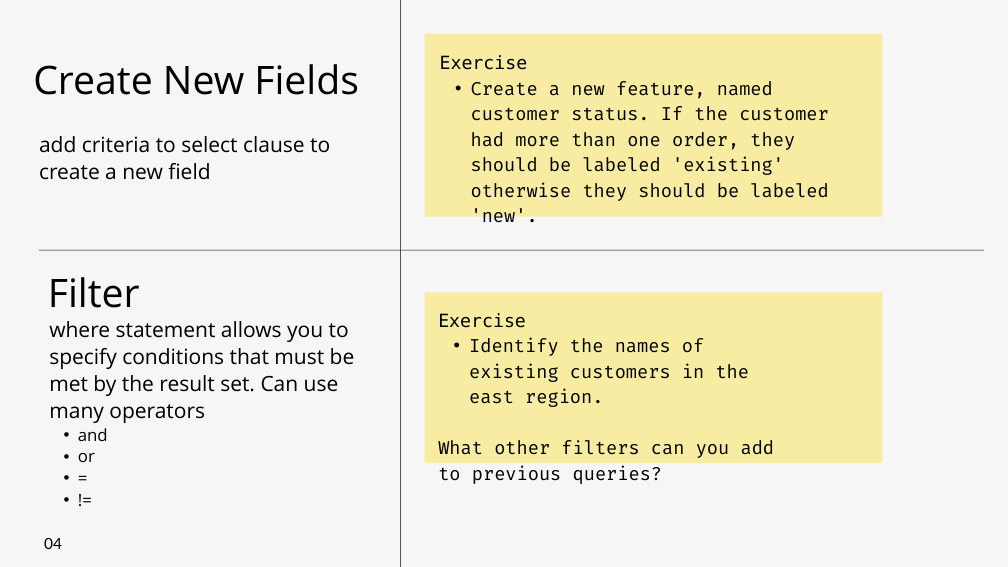
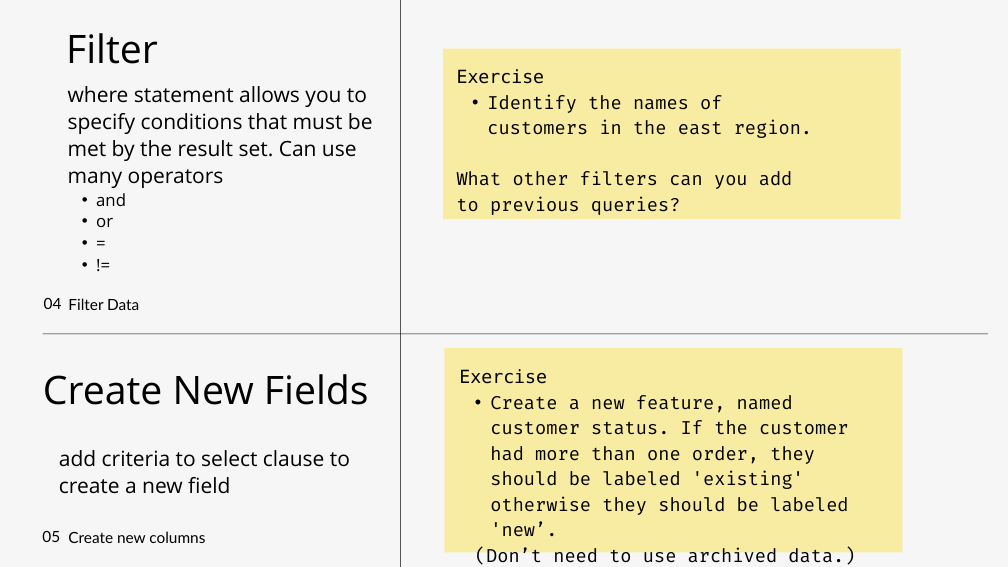
Before and after one commit to selmadogic/Crash-Course-SQL-Data-Wrangling, a slide deck: slide 9 of Data Wrangling with SQL.pptx. Drawn at 1008x567 pixels with LibreOffice and Linux fonts; fonts in the diff are those of the drawing. Boxes give left, top, right and bottom in pixels: in the first picture for what was removed or moved away, otherwise in the second. Text is boxed around its words. In the diff, an @@ line names an element or a change of style, - is before the commit and + after.

```diff
--- a/Data Wrangling with SQL.pptx
+++ b/Data Wrangling with SQL.pptx
@@ 2 texts, 1 rectangle: place and size @@
-2 texts, 1 rectangle at bbox=[48, 277, 882, 484]
+2 texts, 1 rectangle at bbox=[66, 33, 901, 219]
@@ text "where statement allows you to ...": place and size @@
-text "where statement allows you to ..." at bbox=[49, 321, 355, 462]
+text "where statement allows you to ..." at bbox=[68, 86, 373, 227]
@@ text at bbox=[487, 94, 812, 138]: text changed @@
-  • Identify the names of existing customers in the east region.
+  • Identify the names of customers in the east region.
@@ text "04": place and size @@
-text "04" at bbox=[44, 538, 62, 549]
+text "04" at bbox=[44, 298, 62, 309]
@@ text added at bbox=[68, 298, 139, 310], 22 pt, text #000000 @@
+Filter Data
@@ line moved from (39, 250) - (984, 250) to (43, 334) - (988, 334) @@
@@ rectangle: place and size @@
-rectangle at bbox=[424, 34, 882, 217]
+rectangle at bbox=[445, 348, 902, 552]
@@ text "Create New Fields": place and size @@
-text "Create New Fields" at bbox=[33, 64, 359, 95]
+text "Create New Fields" at bbox=[43, 374, 369, 405]
@@ text "Exercise": place and size @@
-text "Exercise" at bbox=[440, 55, 829, 228]
+text "Exercise" at bbox=[459, 369, 855, 565]
@@ text at bbox=[475, 395, 855, 565]: text changed @@
-  • Create a new feature, named customer status. If the customer had more than one order, they should be labeled 'existing' otherwise they should be labeled 'new'.
+  • Create a new feature, named customer status. If the customer had more than one order, they should be labeled 'existing' otherwise they should be labeled 'new’.
+  (Don’t need to use archived data.)
@@ text "add criteria to select clause ...": place and size @@
-text "add criteria to select clause ..." at bbox=[39, 136, 330, 180]
+text "add criteria to select clause ..." at bbox=[59, 450, 350, 494]
@@ text added at bbox=[42, 531, 60, 542], 22 pt, text #000000 @@
+05
@@ text added at bbox=[68, 531, 205, 543], 22 pt, text #000000 @@
+Create new columns
```
Also in this commit, not shown: 6 other slides changed.
